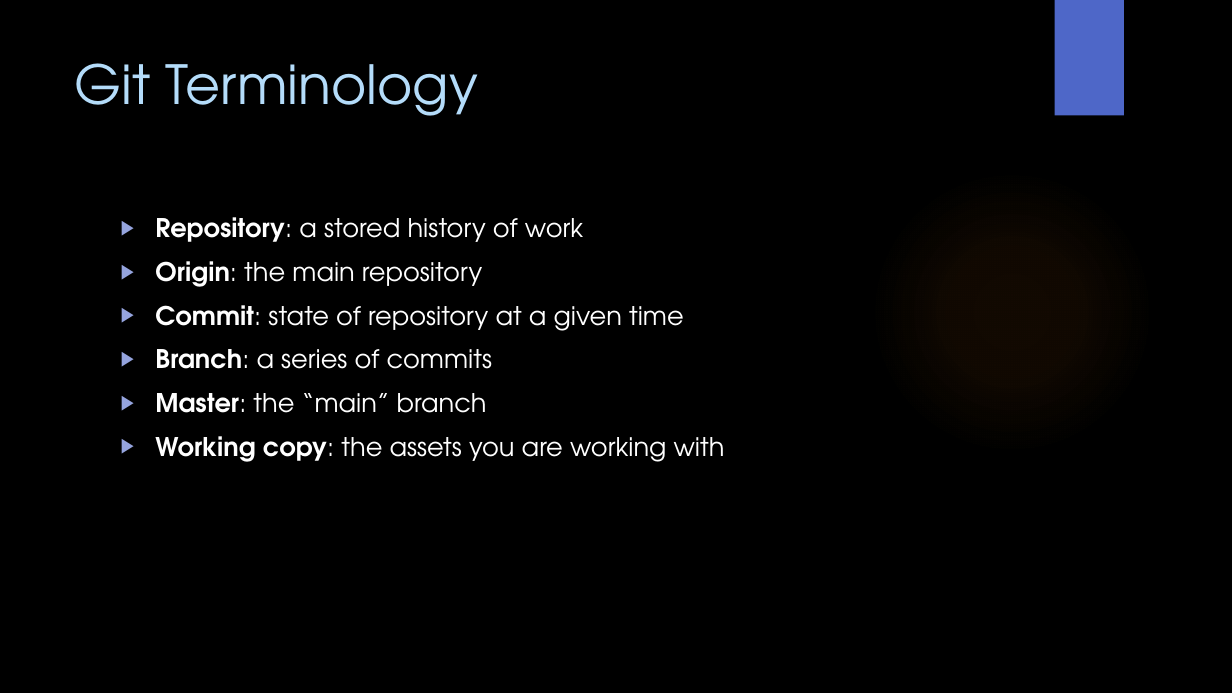
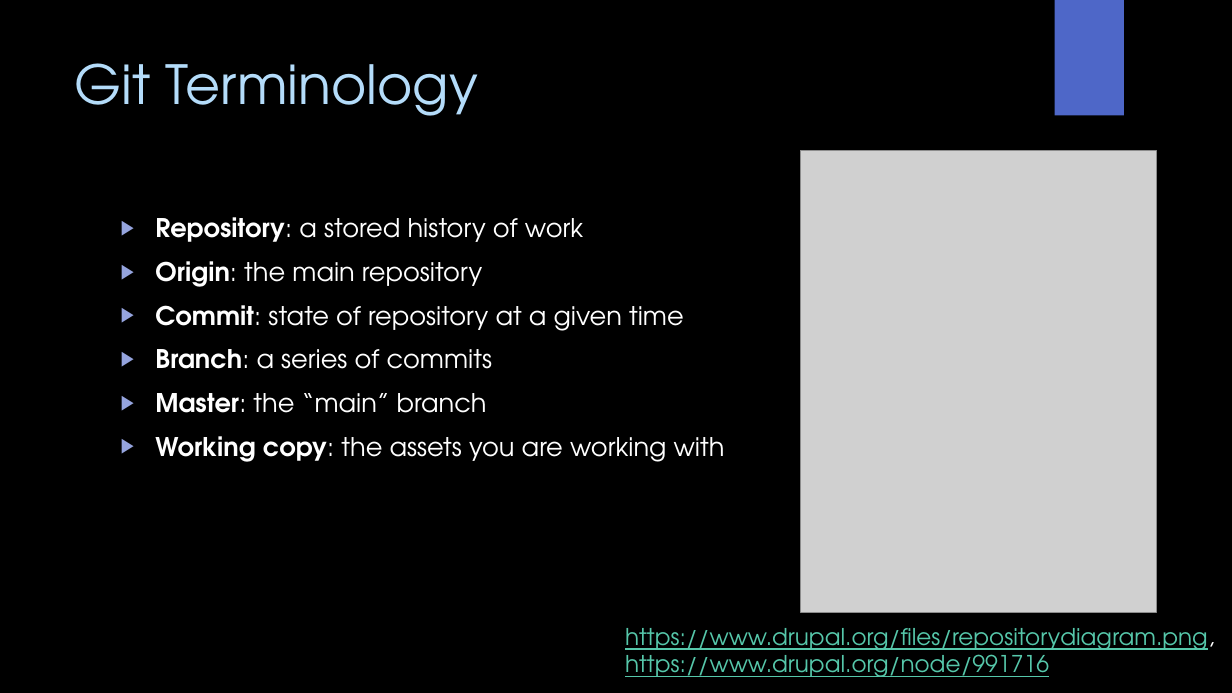
Before and after one commit to WitsSoftDev/SoftDev2016, a slide deck: slide 15 of Session 1/Softdev Session 1 2016.pptx (slide 17 before the commit). Drawn at 1232x693 pixels with LibreOffice and Linux fonts; fonts in the diff are those of the drawing; grey boxes stand for pictures; background and template pictures are left out. Boxes give left, top, right and bottom in pixels: in the first picture for what was removed or moved away, otherwise in the second. Text is boxed around its words. In the diff, an @@ line names an element or a change of style, - is before the commit and + after.

```diff
--- a/Session 1/Softdev Session 1 2016.pptx
+++ b/Session 1/Softdev Session 1 2016.pptx
@@ picture added at bbox=[801, 151, 1157, 613] @@
@@ ellipse removed at bbox=[870, 169, 1154, 454] @@
@@ text added at bbox=[625, 628, 1214, 677], 18 pt, text #56C7AA, underline @@
+https://www.drupal.org/files/repositorydiagram.png,
+https://www.drupal.org/node/991716
```
Also in this commit, not shown: 5 other slides changed, 2 slides added, 3 slides removed.
